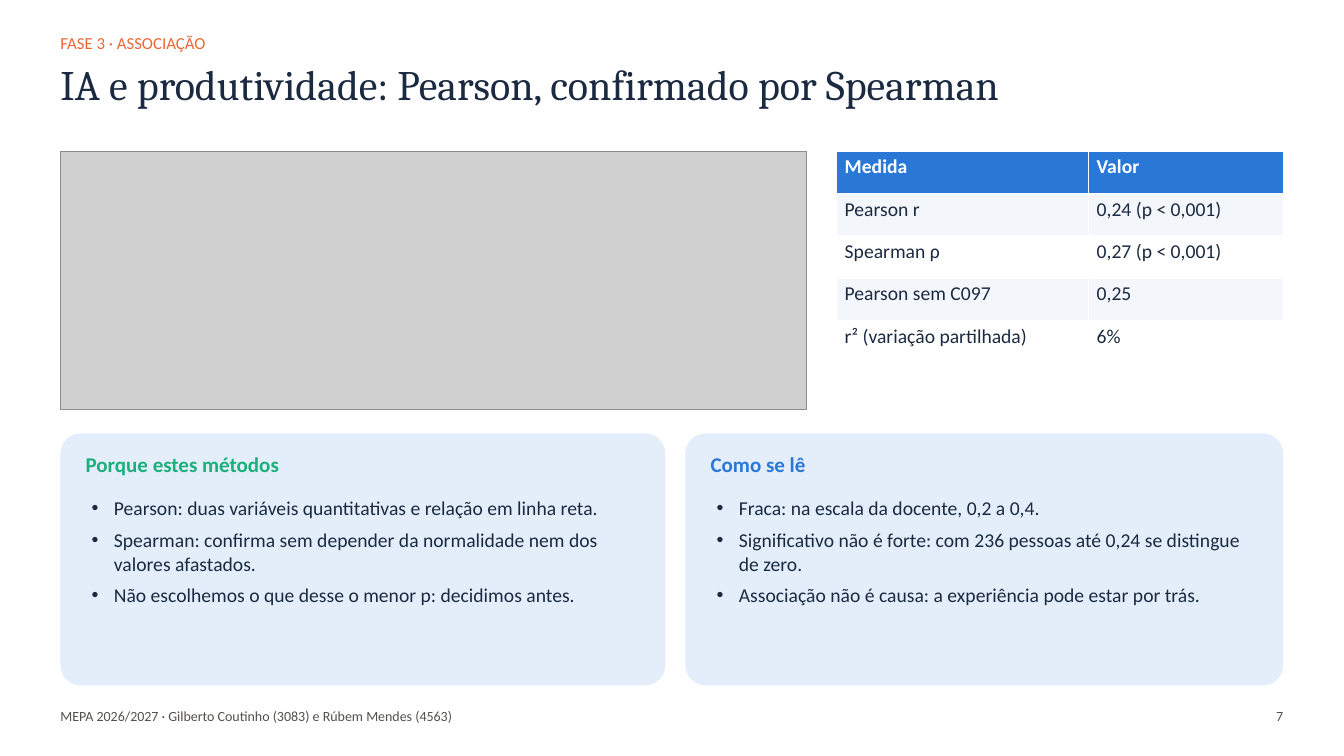
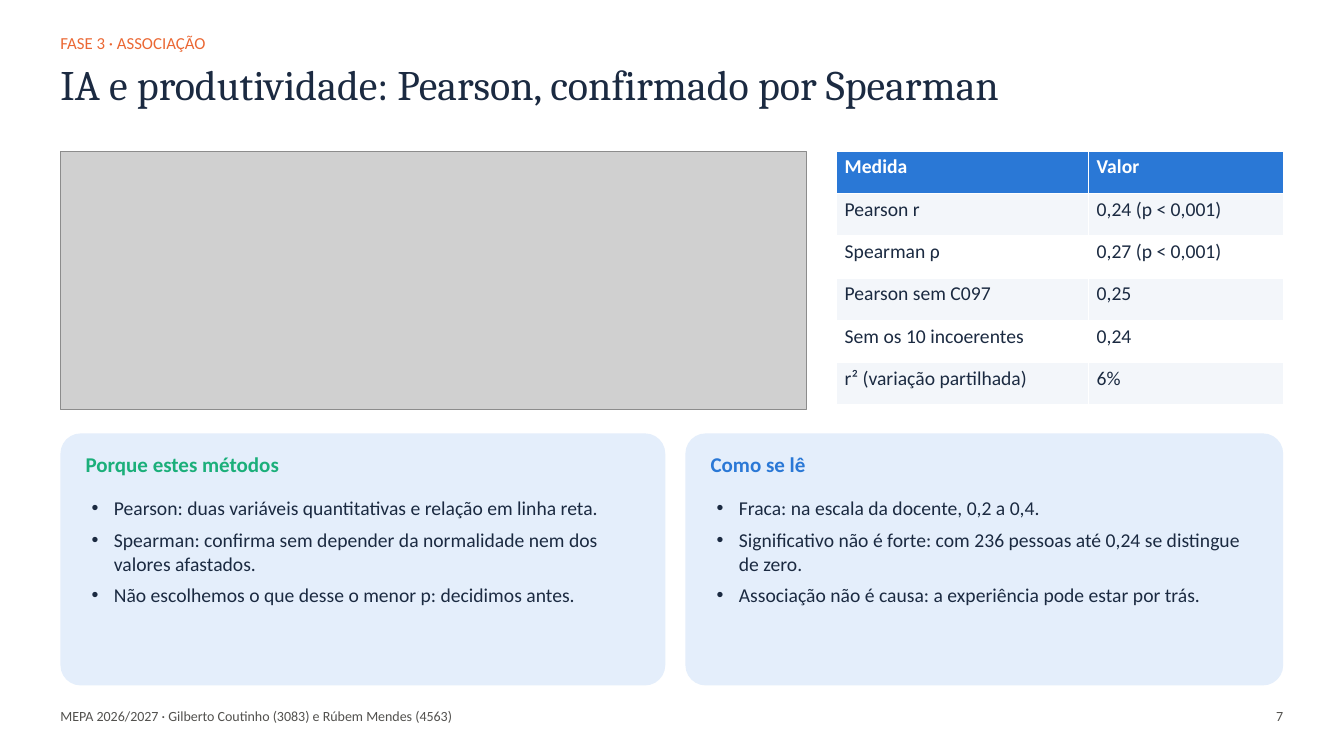
Before and after one commit to gcoutinho-ipca/tp1-mepa-ia-produtividade, a slide deck: slide 7 of Apresentacao_TP1_MEPA.pptx. Drawn at 1344x756 pixels with LibreOffice and Linux fonts; fonts in the diff are those of the drawing; grey boxes stand for pictures. Boxes give left, top, right and bottom in pixels: in the first picture for what was removed or moved away, otherwise in the second. Text is boxed around its words. In the diff, an @@ line names an element or a change of style, - is before the commit and + after.

Commit message:
Trata tarefas e tempo por tarefa incoerentes com a carga de trabalho
- Notebook: novo bloco 1.5d. Calcula as horas exigidas pelas tarefas
  (tarefas x tempo médio) e as semanas de trabalho face à carga semanal,
  com a sensibilidade ao período assumido (1 semana: 174; 1 mês: 10).
  Marca e mantém os 10 casos acima de 1 mês; correlação (3.2) e ANOVA
  (4.4a) repetidas sem eles, sem mudar as conclusões.
- Resumo da 1.5: «não há valores impossíveis» passa a «isolados».
- Relatório e apresentação gerados de novo com a mesma análise.
- Remove a célula «0. Configuração» (alteração local de 3/11 que
  ainda não tinha entrado no repositório).

```diff
--- a/Apresentacao_TP1_MEPA.pptx
+++ b/Apresentacao_TP1_MEPA.pptx
@@ table at (x1=837, y1=151, x2=1284, y2=405) @@
+row 5: Sem os 10 incoerentes | 0,24
```
Also in this commit, not shown: 2 other slides changed, 4 other files.
